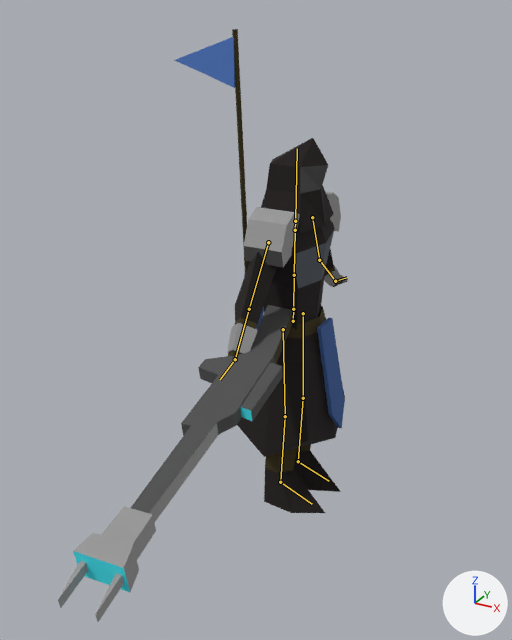
Before and after pictures for a commit that changed the Blender file art/models/units/fedaykin.fremen.blend.
Before and after are seen from a 50 mm camera at (0.588, -1.23, 1.023) aimed at (0.028, -0.213, 0.514). Arrows for +X, +Y and +Z are at lower right; the lights stay in place. The picture after the commit comes second. The bones that bend it are drawn over the model as lines.

The first picture shows 'armor1', 'armor2', 'body', 'weapons0', 'weapons1', 'weapons2'.
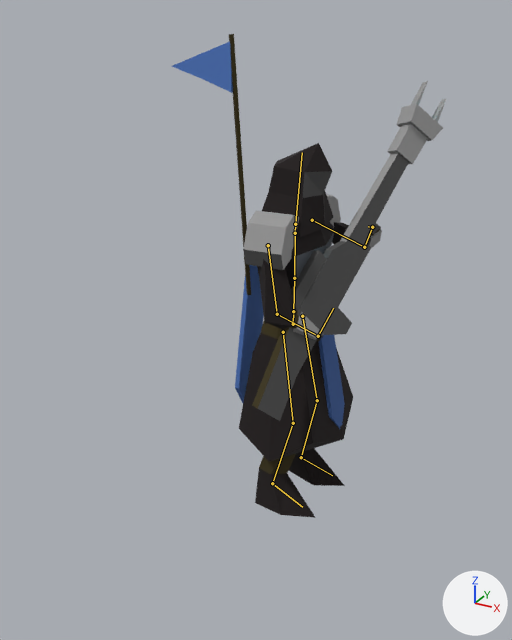
The newer file adds an action. The first version stands in its rest pose; the second is drawn at frame 1 of the action 'idle'.

Changed parts and their boxes (x1, y1, x2, y2) in the pictures (512 x 640 px):
'body', posed (21% wider): before (228, 138, 348, 513); after (235, 143, 381, 518)
'weapons0', posed (8% narrower, 17% taller): before (101, 305, 293, 559); after (252, 124, 428, 421)
'armor1', posed (21% wider, 10% shorter): before (227, 192, 342, 354); after (243, 194, 382, 340)
'armor2', posed (7% taller): before (174, 29, 249, 274); after (172, 34, 251, 295)
'weapons1', posed (30% narrower, 37% shorter): before (73, 533, 139, 592); after (397, 104, 443, 141)
'weapons2', posed (31% narrower, 11% shorter): before (58, 362, 283, 622); after (291, 81, 447, 312)
bone 'hips', root to tip: before (293, 321) to (293, 309); after (293, 324) to (293, 311)
bone 'spine', root to tip: before (293, 309) to (294, 275); after (293, 311) to (294, 278)
bone 'chest', root to tip: before (294, 275) to (295, 230); after (294, 278) to (295, 233)
bone 'neck', root to tip: before (295, 230) to (295, 221); after (295, 233) to (295, 224)
bone 'upper_arm.L', root to tip: before (312, 217) to (319, 260); after (312, 220) to (364, 247)
bone 'forearm.L', root to tip: before (319, 260) to (335, 281); after (364, 247) to (372, 227)
bone 'hand.L', root to tip: before (335, 281) to (347, 277); after (372, 227) to (368, 226)
bone 'upper_arm.R', root to tip: before (268, 242) to (249, 309); after (268, 245) to (277, 314)
bone 'forearm.R', root to tip: before (249, 309) to (235, 359); after (277, 314) to (318, 336)
bone 'hand.R', root to tip: before (235, 359) to (220, 379); after (318, 336) to (333, 308)
bone 'thigh.L', root to tip: before (303, 313) to (303, 398); after (302, 316) to (317, 400)
bone 'shin.L', root to tip: before (303, 398) to (298, 461); after (317, 400) to (301, 457)
bone 'foot.L', root to tip: before (298, 461) to (329, 481); after (301, 457) to (332, 475)
bone 'thigh.R', root to tip: before (283, 329) to (285, 416); after (283, 332) to (293, 423)
bone 'shin.R', root to tip: before (285, 416) to (280, 482); after (293, 423) to (272, 483)
bone 'foot.R', root to tip: before (280, 482) to (312, 504); after (272, 483) to (302, 507)

What the commit changed:
Bone 'hips' (bone_hips) moves from (0.0, 0.0, 0.0) to (0.0, -0.006, 0.0).
Bone 'spine' (bone_spine) turns from (0, 0, 0) to (0, 0, -1) degrees about its own x, y and z.
Bone 'chest' (bone_chest) turns from (0, 0, 0) to (0, 0, 2) degrees about its own x, y and z.
Bone 'neck' (bone_neck) turns from (0, 0, 0) to (0, 0, -4) degrees about its own x, y and z.
Bone 'upper_arm.L' (bone_upper_arm_l) turns from (0, 0, 0) to (8, 4, -52) degrees about its own x, y and z.
Bone 'forearm.L' (bone_forearm_l) turns from (0, 0, 0) to (0, 0, -101) degrees about its own x, y and z.
Bone 'hand.L' (bone_hand_l) turns from (0, 0, 0) to (-56, -10, -19) degrees about its own x, y and z.
Bone 'upper_arm.R' (bone_upper_arm_r) turns from (0, 0, 0) to (7, 2, -21) degrees about its own x, y and z.
Bone 'forearm.R' (bone_forearm_r) turns from (0, 0, 0) to (69, 0, -21) degrees about its own x, y and z.
Bone 'hand.R' (bone_hand_r) turns from (0, 0, 0) to (95, 24, -9) degrees about its own x, y and z.
Bone 'thigh.L' (bone_thigh_l) turns from (0, 0, 0) to (3, 0, -8) degrees about its own x, y and z.
Bone 'shin.L' (bone_shin_l) turns from (0, 0, 0) to (0, 0, 18) degrees about its own x, y and z.
Bone 'foot.L' (bone_foot_l) turns from (0, 0, 0) to (10, 0, -2) degrees about its own x, y and z.
Bone 'thigh.R' (bone_thigh_r) turns from (0, 0, 0) to (-3, 0, -7) degrees about its own x, y and z.
Bone 'shin.R' (bone_shin_r) turns from (0, 0, 0) to (1, 0, 19) degrees about its own x, y and z.
Bone 'foot.R' (bone_foot_r) turns from (0, 0, 0) to (10, 1, -8) degrees about its own x, y and z.
